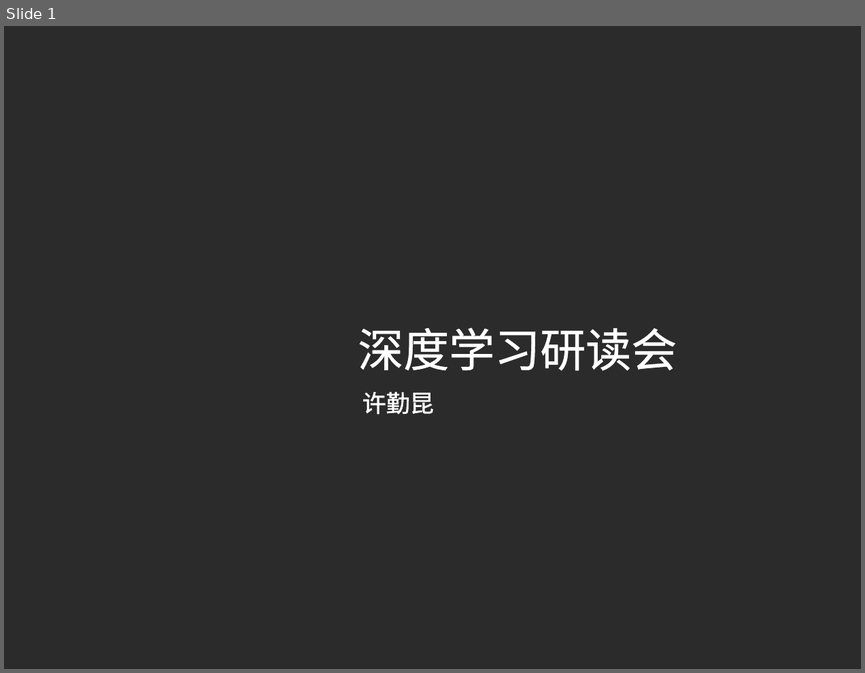
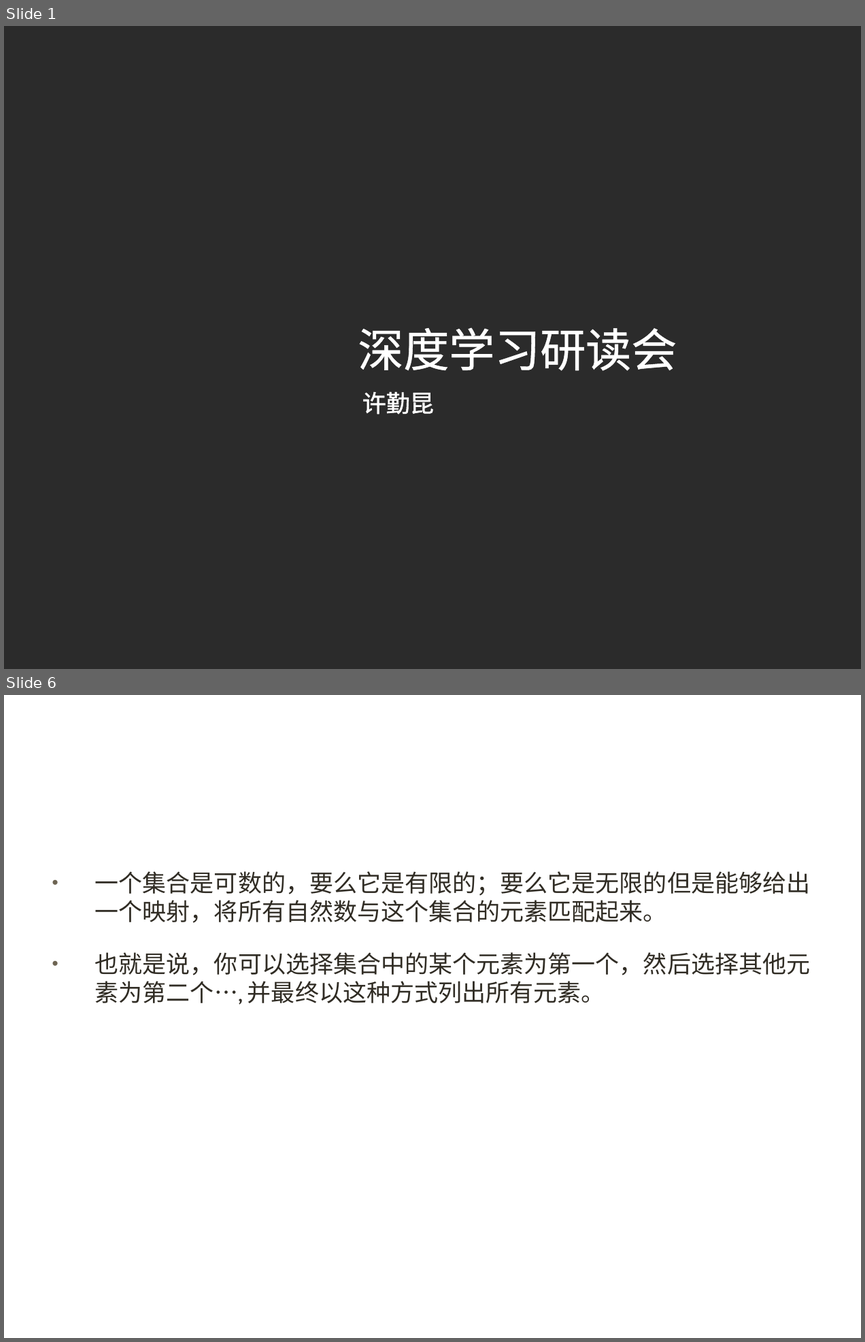
Before and after one commit to xuqinkun/Report, a slide deck: Deep Learning-3.12-3.14.pptx. Shown one above the other, each under a label of ours: slide 1 before the commit, slides 1 and 6 after it; the slides between them are not shown. The pictures are 865x673 and 865x1342 pixels, drawn with LibreOffice and Linux fonts; fonts in the diff are those of the drawing; background and template pictures are left out; a plain dark background stands for a picture behind light text. Boxes give left, top, right and bottom in pixels: in the first picture for what was removed or moved away, otherwise in the second. Text is boxed around its words. In the diff, an @@ line names an element or a change of style, - is before the commit and + after.

```diff
--- a/Deep Learning-3.12-3.14.pptx
+++ b/Deep Learning-3.12-3.14.pptx
@@ slide 6 added at bbox=[4, 695, 861, 1338], background picture (left out) @@
@@ title added at bbox=[47, 745, 801, 816], 40 pt, text #FFFFFF @@
+1.3 可数集
@@ text added at bbox=[95, 871, 810, 1004], 20 pt, text #302C24 @@
+• 一个集合是可数的，要么它是有限的；要么它是无限的但是能够给出一个映射，将所有自然数与这个集合的元素匹配起来。
+• 也就是说，你可以选择集合中的某个元素为第一个，然后选择其他元素为第二个…, 并最终以这种方式列出所有元素。
```
Also in this commit, not shown: 11 slides changed, 11 other slides added, 11 slides removed.
